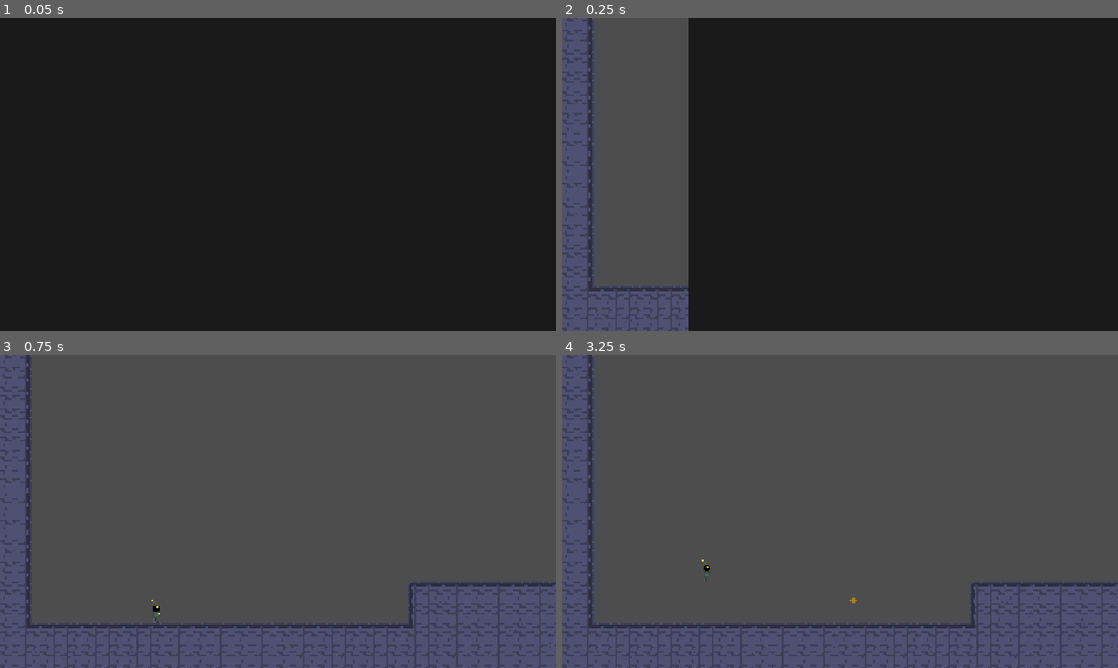
Above: before the commit, frames 1-4 (two rows, left to right).
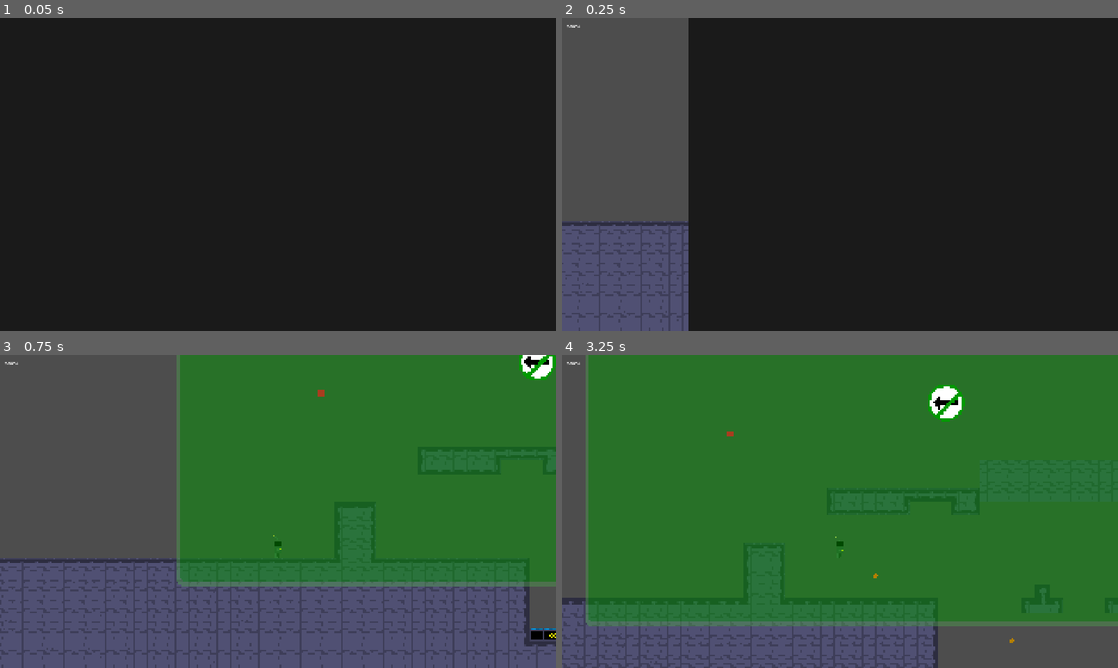
Above: after the commit, the same moments.

Repository: vitorjusto/The-Take-Over
Game: Godot game, scene res://Scenes/Main.tscn
The game is run twice, just before and just after one commit, with the same random seed, the same clock (stepped at 60 frames per second) and the same inputs.
Inputs:
- Up to frame 1 (0.05 s): no input
- Up to frame 2 (0.25 s): no input
- Up to frame 3 (0.75 s): tap Enter at 0.5 s; hold Right (Right) from 0.53 s (still down); hold Z (Run) from 0.53 s (still down)
- Up to frame 4 (3.25 s): tap X (Jump) at 0.77, 1.52, 3.02 s; release Z (Run) at 1.28 s; tap C (Shoot) at 1.35, 2.85 s; release Right (Right) at 2.03 s; hold Left (Left) 2.03-2.78 s; hold Z (Run) 2.03-2.78 s; hold Right (Right) from 2.78 s (still down)

Frame 1 is identical in both runs. In frame 2, 7.4% of the frame differs, in the area x 0-23%, y 0-100%; in frame 3, 69%; in frame 4, 93%, in the area x 0-100%, y 0-100%.

Commit message:
create armor

Diff:
--- a/Scenes/Main.tscn
+++ b/Scenes/Main.tscn
@@ -68,6 +68,7 @@
 
 [node name="Main" type="Node2D" node_paths=PackedStringArray("levelManager", "player")]
 script = ExtResource("1_r150o")
+levelPath = "res://Scenes/Levels/TestLevel.tscn"
 levelManager = NodePath("LevelManager")
 player = NodePath("Player")
 
--- a/Scenes/Player/Player.tscn
+++ b/Scenes/Player/Player.tscn
@@ -228,4 +228,13 @@
 shape = SubResource("CapsuleShape2D_s0eop")
 debug_color = Color(1, 0, 0.69803923, 0.41960785)
 
+[node name="CanvasLayer" type="CanvasLayer" parent="."]
+
+[node name="Label" type="Label" parent="CanvasLayer"]
+offset_left = 16.0
+offset_top = 16.0
+offset_right = 56.0
+offset_bottom = 39.0
+text = "aaaaa"
+
 [connection signal="body_entered" from="Area2D" to="." method="onEnemyDeteced"]
--- a/Script/Player/player.gd
+++ b/Script/Player/player.gd
@@ -10,7 +10,11 @@
 var blockedControls = []
 var checkpointPosition: Vector2
 var allowMove: bool = true
+var hasArmor: bool = false
+var hp = 5
 
+var iframes = 0
+var aniIFrames = 0
 @export var LevelManager: Node2D
 
 @onready var projectile: PackedScene = load("res://Scenes/Player/PlayerProjectile.tscn")
@@ -37,8 +41,25 @@
 	HandleJump(delta)
 	HandleMoviment()
 	HandleShoot()
+	AnimateIFrames(delta)
 
 	move_and_slide()
+
+func AnimateIFrames(delta: float) -> void:
+	if iframes == 0:
+		return
+
+	iframes -= delta * 60
+	if iframes <= 0:
+		visible = true
+		iframes = 0
+		aniIFrames = 0
+		return
+
+	aniIFrames -= delta * 60
+	if aniIFrames <= 0:
+		visible = not visible
+		aniIFrames = 5
 
 func HandleDebugMode() -> bool:
 	if Input.is_action_just_pressed("DebugMode"):
@@ -157,4 +178,20 @@
 signal onChangeLevel(levelName : String, id : int)
 
 func onEnemyDeteced(body: Node2D) -> void:
-	emit_signal("onDefeat")
+	if not hasArmor:
+		emit_signal("onDefeat")
+		return
+
+	if iframes > 0:
+		return
+
+	hp -= 1
+
+	if hp == 0:
+		emit_signal("onDefeat")
+	else:
+		var label : Label = get_node("CanvasLayer/Label")
+		label.text = "%d" % hp
+		velocity.x += 800 if facingDirection == Direction.LEFT else -800
+		velocity.y += -500
+		iframes = 100
